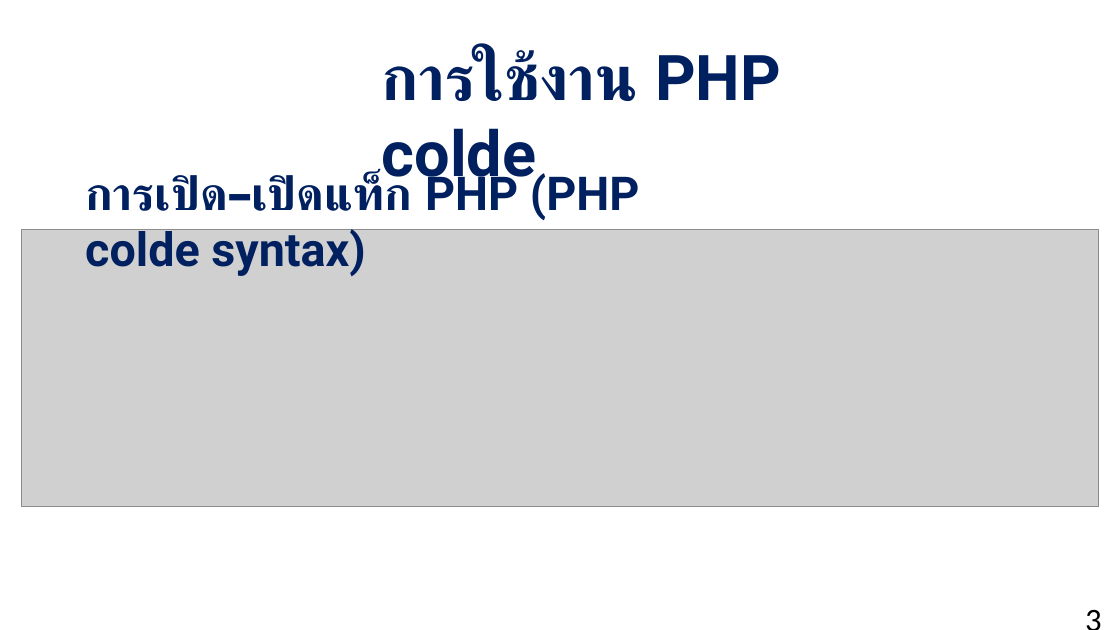
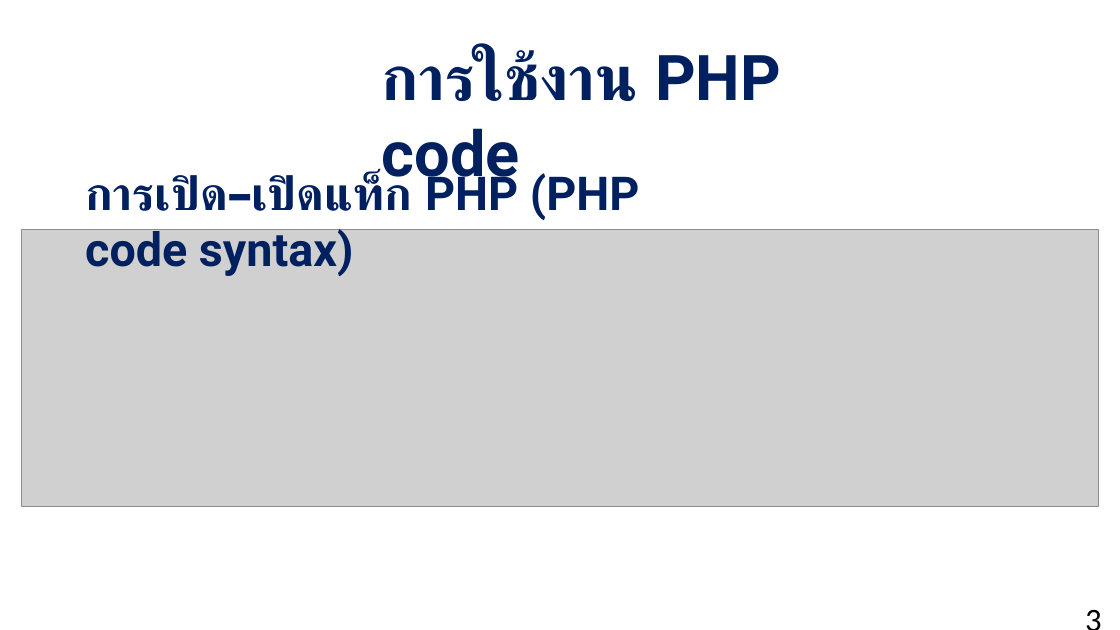
Before and after one commit to MangoStick/com-camp, a slide deck: slide 3 of slide/ค่ายทักษะคอมพิวเตอร์.pptx. Drawn at 1120x630 pixels with LibreOffice and Linux fonts; fonts in the diff are those of the drawing; grey boxes stand for pictures; background and template pictures are left out. Boxes give left, top, right and bottom in pixels: in the first picture for what was removed or moved away, otherwise in the second. Text is boxed around its words. In the diff, an @@ line names an element or a change of style, - is before the commit and + after.

```diff
--- a/slide/ค่ายทักษะคอมพิวเตอร์.pptx
+++ b/slide/ค่ายทักษะคอมพิวเตอร์.pptx
@@ text at (382,51,781,191): text changed @@
-การใช้งาน PHP colde
+การใช้งาน PHP code
@@ text at (85,168,640,276): text changed @@
-การเปิด–เปิดแท็ก PHP (PHP colde syntax)
+การเปิด–เปิดแท็ก PHP (PHP code syntax)
```
Also in this commit, not shown: 3 other slides changed.
